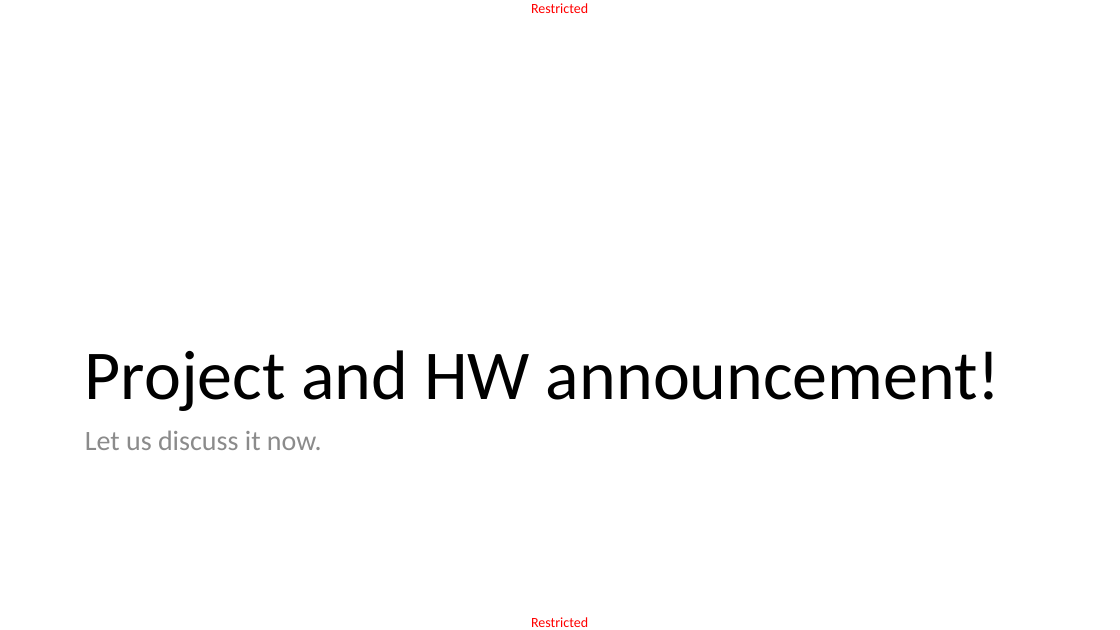
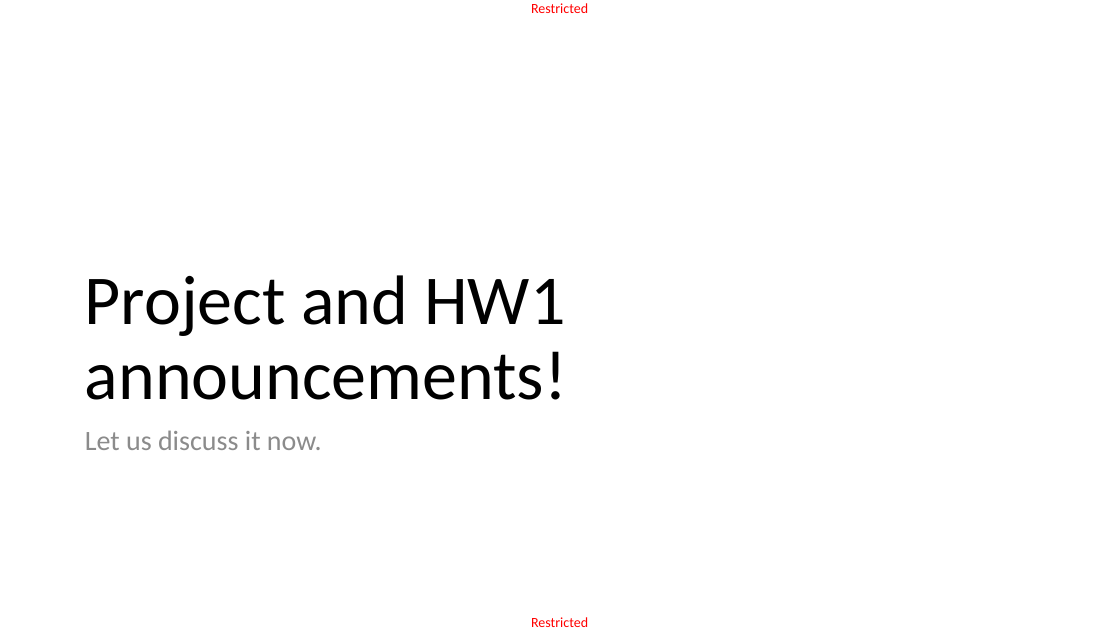
Before and after one commit to matthieudemari/SUTD_DL_50_039, a slide deck: slide 52 of W3/3. W3S3 final/W3S3.pptx. Drawn at 1120x630 pixels with LibreOffice and Linux fonts; fonts in the diff are those of the drawing. Boxes give left, top, right and bottom in pixels: in the first picture for what was removed or moved away, otherwise in the second. Text is boxed around its words. In the diff, an @@ line names an element or a change of style, - is before the commit and + after.

```diff
--- a/W3/3. W3S3 final/W3S3.pptx
+++ b/W3/3. W3S3 final/W3S3.pptx
@@ title at (85, 275, 567, 400): text changed @@
-Project and HW announcement!
+Project and HW1 announcements!
```
Also in this commit, not shown: 27 other files.
